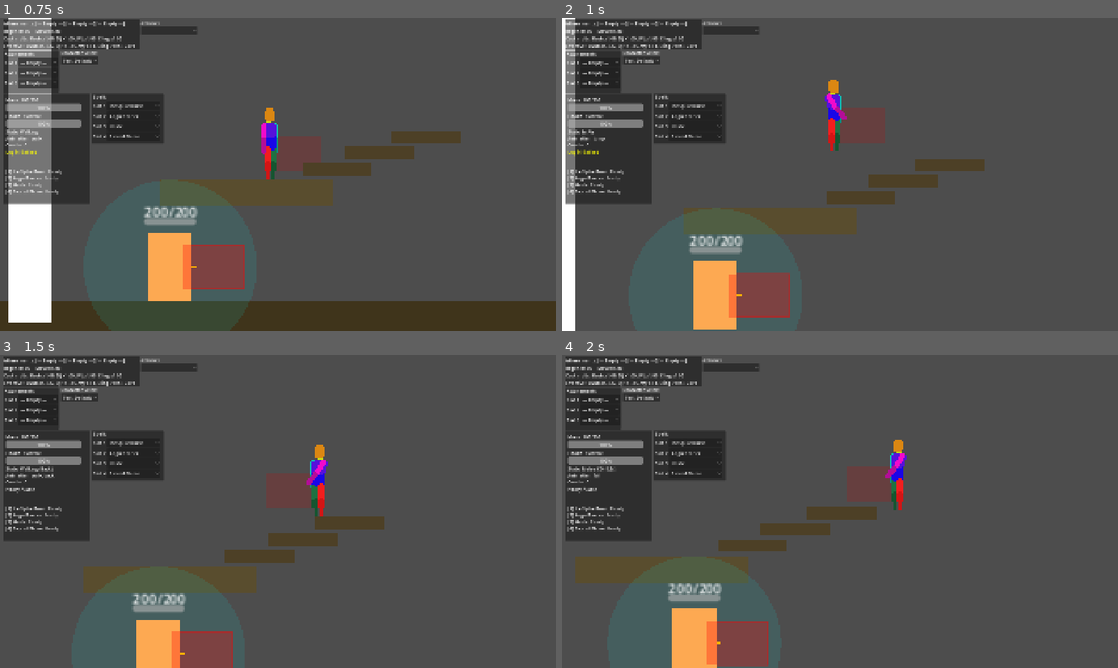
Above: before the commit, frames 1-4 (two rows, left to right).
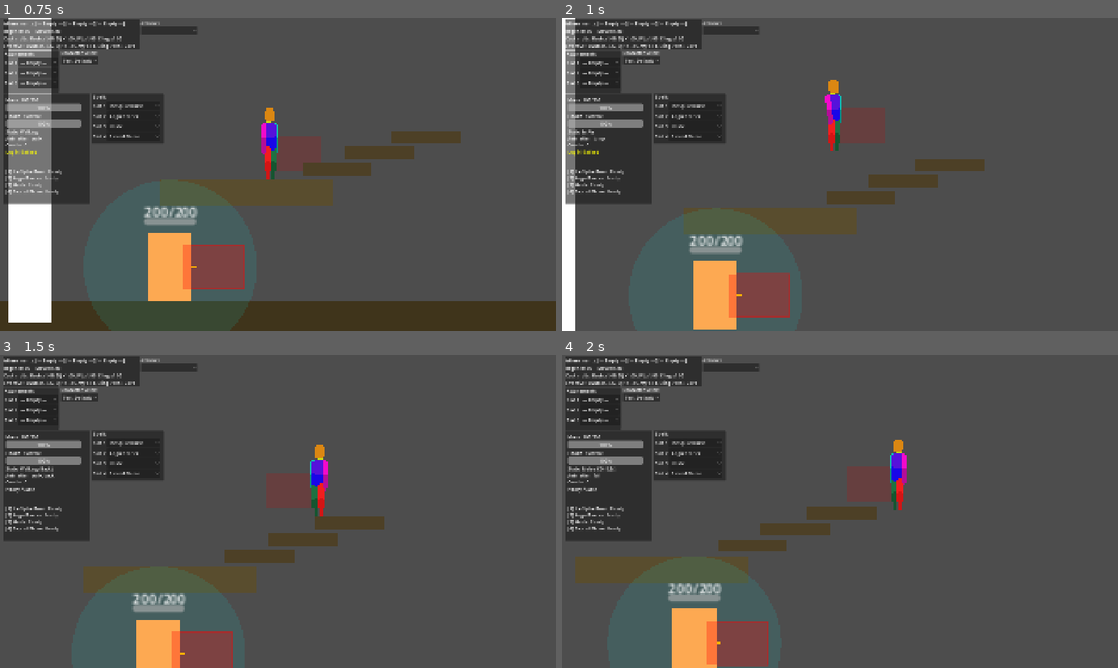
Above: after the commit, the same moments.

Repository: Korasyl/ManaBrawl
Game: Godot game, scene res://scenes/test_environment/test_environment.tscn
The game is run twice, just before and just after one commit, with the same random seed, the same clock (stepped at 60 frames per second) and the same inputs.
Inputs (mouse positions are in pixels of both pictures, inside the frame that each line leads up to):
- Up to frame 1 (0.75 s): move the mouse to (400, 158) at 0.52 s; press the mouse at (400, 158) at 0.53 s; hold D (move_right) from 0.53 s (still down)
- Up to frame 2 (1 s): keep holding D (move_right); tap W (jump) at 0.77 s; right-click (962, 158) at 0.8 s
- Up to frame 3 (1.5 s): keep holding D (move_right); move the mouse to (166, 527) at 1.27 s; release the mouse at (166, 527) at 1.28 s; right-click (166, 527) at 1.35 s
- Up to frame 4 (2 s): keep holding D (move_right); tap W (jump) at 1.52 s; click (728, 527) at 1.55 s

Frame 1 is identical in both runs. In frame 2, 0.1% of the frame differs, in the area x 47-52%, y 24-34%; in frame 3, 0.2%; in frame 4, 0.2%, in the area x 58-62%, y 31-42%.

Commit message:
Adjustments to Arm Aiming

Diff:
--- a/characters/player.gd
+++ b/characters/player.gd
@@ -1775,7 +1775,7 @@
 	var proj = scene.instantiate()
 	var spawn_base := _get_projectile_spawn_base()
 	var fire_dir := (get_global_mouse_position() - spawn_base).normalized()
-	proj.global_position = spawn_base + fire_dir * 40
+	proj.global_position = spawn_base
 	proj.direction = fire_dir
 	proj.speed = mode.projectile_speed
 	proj.damage = mode.damage
@@ -1887,7 +1887,7 @@
 	var dir: Vector2 = (target_node.global_position - global_position).normalized()
 	var scene := mode.projectile_scene if mode.projectile_scene else projectile_scene
 	var proj = scene.instantiate()
-	proj.global_position = _get_projectile_spawn_base() + dir * 40
+	proj.global_position = _get_projectile_spawn_base()
 	proj.direction = dir
 	proj.speed = mode.projectile_speed
 	proj.damage = mode.targeted_burst_damage
@@ -2204,12 +2204,12 @@
 	if spell.spell_scene:
 		spell_ctx[ContextKeys.PROJECTILE_SPEED] = final_speed
 		spell_ctx[ContextKeys.DAMAGE] = final_damage
-		_spawn_spell_scene(spell, _get_projectile_spawn_base() + dir * 40, dir, null, spell_ctx)
+		_spawn_spell_scene(spell, _get_projectile_spawn_base(), dir, null, spell_ctx)
 		return
 
 	# Default: fire a projectile
 	var proj = projectile_scene.instantiate()
-	proj.global_position = _get_projectile_spawn_base() + dir * 40
+	proj.global_position = _get_projectile_spawn_base()
 	proj.direction = dir
 	proj.speed = final_speed
 	proj.damage = final_damage
@@ -2267,11 +2267,11 @@
 		return
 
 	if spell.spell_scene:
-		_spawn_spell_scene(spell, spawn_base + dir * 40, dir, target, spell_ctx)
+		_spawn_spell_scene(spell, spawn_base, dir, target, spell_ctx)
 		return
 
 	var proj = projectile_scene.instantiate()
-	proj.global_position = _get_projectile_spawn_base() + dir * 40
+	proj.global_position = _get_projectile_spawn_base()
 	proj.direction = dir
 	proj.speed = final_speed
 	proj.damage = final_damage
--- a/characters/rigs/crayola_default_rig.tscn
+++ b/characters/rigs/crayola_default_rig.tscn
@@ -47,6 +47,7 @@
 
 [node name="CrayolaRig" type="Node2D" unique_id=87643186]
 script = ExtResource("1_rig")
+aim_vertical_compensation = 14.0
 
 [node name="StomachPivot" type="Node2D" parent="." unique_id=369431116]
 position = Vector2(0, -25)
--- a/characters/weapons/crayola_wand.tscn
+++ b/characters/weapons/crayola_wand.tscn
@@ -1,7 +1,7 @@
 [gd_scene load_steps=4 format=3]
 
 [ext_resource type="Script" path="res://scripts/visuals/weapon_sprite.gd" id="1_ws"]
-[ext_resource type="Texture2D" path="res://sprites/crayola/bodyparts/Crayola_Front_Arm.png" id="2_tex"]
+[ext_resource type="Texture2D" path="res://sprites/crayola/bodyparts/Crayola_Front_Hand.png" id="2_tex"]
 
 [sub_resource type="Animation" id="Animation_idle"]
 resource_name = "idle"
@@ -19,19 +19,28 @@
 
 [node name="Sprite2D" type="Sprite2D" parent="."]
 texture = ExtResource("2_tex")
-offset = Vector2(-2, -24)
+offset = Vector2(0, -20)
+z_index = 20
+modulate = Color(1, 0.85, 0.25, 1)
 
 [node name="MuzzlePoint" type="Marker2D" parent="."]
+position = Vector2(0, -34)
+
+[node name="EffectAnchor" type="Marker2D" parent="."]
 position = Vector2(0, -30)
 
-[node name="EffectAnchor" type="Marker2D" parent="."]
-position = Vector2(0, -22)
-
 [node name="TrailOrigin" type="Marker2D" parent="."]
-position = Vector2(0, -26)
+position = Vector2(0, -30)
 
 [node name="ImpactPoint" type="Marker2D" parent="."]
 position = Vector2(0, -14)
+
+[node name="WandSilhouette" type="Line2D" parent="."]
+position = Vector2(0, -4)
+width = 3.0
+default_color = Color(1, 0.9, 0.35, 1)
+points = PackedVector2Array(0, 0, 0, -28)
+z_index = 19
 
 [node name="AnimationPlayer" type="AnimationPlayer" parent="."]
 libraries = {
--- a/scripts/visuals/crayola_rig.gd
+++ b/scripts/visuals/crayola_rig.gd
@@ -47,6 +47,10 @@
 ## Default 1.2 allows ~69° downward.
 @export var aim_angle_max: float = 1.2
 
+## Downward screen-space compensation (pixels) applied while aiming.
+## Positive values pull the arm aim slightly lower to align hand/muzzle with cursor.
+@export var aim_vertical_compensation: float = 10.0
+
 # ---- Internal State ----
 
 var _current_body_anim: StringName = &"idle"
@@ -54,6 +58,10 @@
 var _front_arm_angle: float = 0.0
 var _back_arm_angle: float = 0.0
 var _stomach_base_position: Vector2 = Vector2.ZERO
+var _front_arm_rest_rotation: float = 0.0
+var _back_arm_rest_rotation: float = 0.0
+var _front_forearm_rest_rotation: float = 0.0
+var _back_forearm_rest_rotation: float = 0.0
 
 ## Active weapon pose (set by player via apply_weapon_state)
 var _active_weapon_pose: WeaponPoseData = null
@@ -133,6 +141,12 @@
 
 func _ready() -> void:
 	_stomach_base_position = stomach_pivot.position
+	_front_arm_rest_rotation = front_arm_pivot.rotation
+	_back_arm_rest_rotation = back_arm_pivot.rotation
+	_front_forearm_rest_rotation = front_forearm.rotation
+	_back_forearm_rest_rotation = back_forearm.rotation
+	_front_arm_angle = _front_arm_rest_rotation
+	_back_arm_angle = _back_arm_rest_rotation
 	scale = Vector2.ONE * rig_scale
 	_apply_pixel_settings(self)
 
@@ -296,7 +310,15 @@
 ## aim_world_pos: mouse position in world coordinates.
 func update_arm_aim(aim_active: bool, aim_world_pos: Vector2) -> void:
 	if not aim_active:
-		# No aiming — arms fully animation-driven
+		# No aiming — smoothly return to rest pose.
+		# (Especially important for rigs without AnimationTree blend tracks.)
+		var reset_lerp := 0.20 * arm_lerp_speed / 18.0
+		_front_arm_angle = lerp_angle(_front_arm_angle, _front_arm_rest_rotation, reset_lerp)
+		_back_arm_angle = lerp_angle(_back_arm_angle, _back_arm_rest_rotation, reset_lerp)
+		front_arm_pivot.rotation = _front_arm_angle
+		back_arm_pivot.rotation = _back_arm_angle
+		front_forearm.rotation = lerp_angle(front_forearm.rotation, _front_forearm_rest_rotation, reset_lerp)
+		back_forearm.rotation = lerp_angle(back_forearm.rotation, _back_forearm_rest_rotation, reset_lerp)
 		return
 
 	var flags := _get_current_aim_flags()
@@ -305,17 +327,18 @@
 		flags = 1
 
 	var lerp_factor := 0.15 * arm_lerp_speed / 18.0
+	var compensated_aim_world_pos := aim_world_pos + Vector2(0, aim_vertical_compensation)
 
 	# Front arm code aim
 	if flags & 1:
-		var target := _compute_aim_angle(front_arm_pivot.global_position, aim_world_pos)
+		var target := _compute_aim_angle(front_arm_pivot.global_position, compensated_aim_world_pos)
 		_front_arm_angle = lerp_angle(_front_arm_angle, target, lerp_factor)
 		front_arm_pivot.rotation = _front_arm_angle
 		front_forearm.rotation = _front_arm_angle * 0.25
 
 	# Back arm code aim
 	if flags & 2:
-		var target := _compute_aim_angle(back_arm_pivot.global_position, aim_world_pos)
+		var target := _compute_aim_angle(back_arm_pivot.global_position, compensated_aim_world_pos)
 		_back_arm_angle = lerp_angle(_back_arm_angle, target, lerp_factor)
 		back_arm_pivot.rotation = _back_arm_angle
 		back_forearm.rotation = _back_arm_angle * 0.25
Not shown, changed: update.patch
